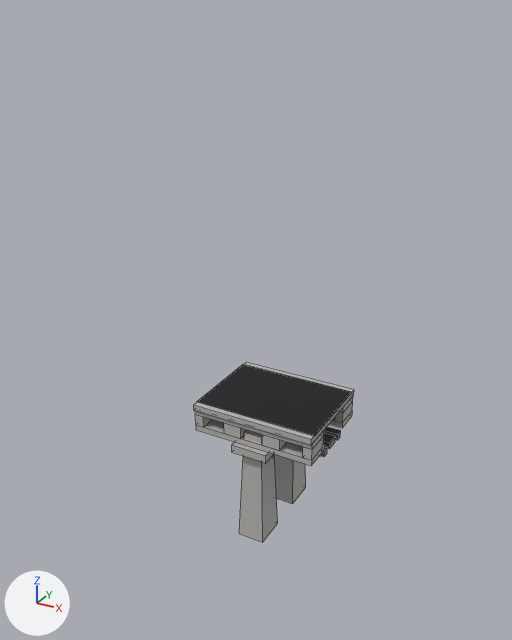
What one commit did to the FBX model Assets/_Project/04.Art/02.Models/Megastructure/SM_Mega_Core.fbx.
Rendered twice from a 50 mm lens placed at (93.3, -183.1, 149.8), pointed at (-4.9, -4.4, 60.5). The axes (+X, +Y, +Z) are drawn at lower left. The lights are the same throughout. The older version comes first. Mesh edges are drawn as thin lines. Where no turn or scale is listed for an object, it has been applied to the vertices. Vertices at exactly the same position are counted once.

In view in the first picture: 'SM_Mega_Core'.
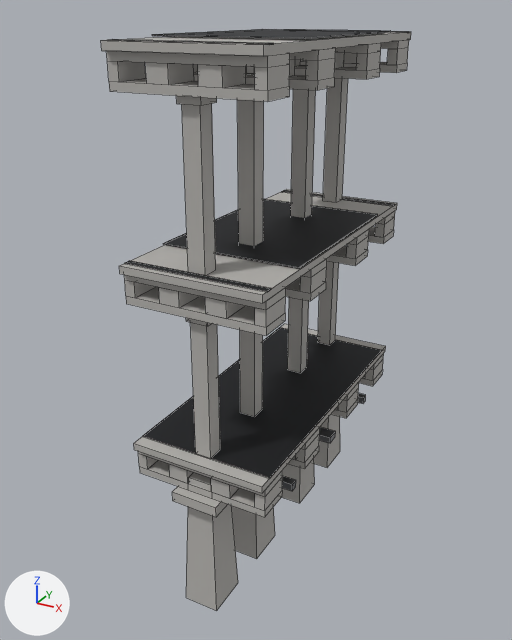
The change in detail:
me_sm_mega_core is used by ob_sm_mega_core; location (0.0, 0.0, 0.0).
me_sm_mega_core had 160 vertices, 132 faces and spanned x -21.0..21.0, y -18.3..18.3, z -14.0..32.2.
me_sm_mega_core now has 800 vertices, 672 faces and spans x -21.0..21.0, y -49.5..49.5, z -16.0..143.9.
me_sm_mega_core part 1: the loose piece of 8 vertices spanning x -4.5..4.5, y -17.0..-6.0, z -14.0..26.0 is scaled about its middle by (1.22, 1.18, 1.1), then moved by (0.0, -30.0, 0.0).
me_sm_mega_core part 2: a new loose piece, a box spanning x -7.3..7.3, y -49.5..-33.5, z 20.8..24.0, in mat_m_mega_concrete (grey #b6b3af).
me_sm_mega_core part 3: the loose piece of 8 vertices spanning x -4.5..4.5, y 6.0..17.0, z -14.0..26.0 is scaled about its middle by (1.22, 1.18, 1.1), then moved by (0.0, -27.8, 0.0).
me_sm_mega_core part 4: the loose piece of 24 vertices spanning x -21.0..21.0, y -16.4..-7.9, z 22.0..30.0 is scaled about its middle by (1, 1.18, 1.13), then moved by (0.0, -29.3, 2.5).
me_sm_mega_core part 5: a new loose piece, a box spanning x -10.1..-3.9, y -46.6..-36.4, z 26.3..30.8, in mat_m_mega_concrete (grey #b6b3af).
me_sm_mega_core part 6: a new loose piece, a box spanning x 3.9..10.1, y -46.6..-36.4, z 26.3..30.8, in mat_m_mega_concrete (grey #b6b3af).
me_sm_mega_core part 7: the loose piece of 24 vertices spanning x -21.0..21.0, y 7.9..16.5, z 22.0..30.0 is scaled about its middle by (1, 1.18, 1.12), then moved by (0.0, -28.5, 2.5).
me_sm_mega_core part 8: the loose piece of 24 vertices spanning x -21.0..21.0, y 7.9..16.5, z 22.0..30.0 is copied, and the copy is scaled about its middle by (1, 1.18, 1.12), then moved by (0.0, 4.2, 2.5); it spans x -21.0..21.0, y 11.3..21.4, z 24.0..33.0.
me_sm_mega_core part 9: the loose piece of 24 vertices spanning x -21.0..21.0, y 7.9..16.5, z 22.0..30.0 is copied, and the copy is scaled about its middle by (1, 1.18, 1.12), then moved by (0.0, 29.3, 2.5); it spans x -21.0..21.0, y 36.4..46.6, z 24.0..33.0.
me_sm_mega_core part 10: the loose piece of 8 vertices spanning x -21.0..21.0, y -6.6..-4.2, z 19.4..21.8 is moved by (0.0, -23.0, 2.0).
me_sm_mega_core part 11: the loose piece of 8 vertices spanning x -21.0..21.0, y 4.3..6.7, z 19.4..21.8 is moved by (0.0, 23.0, 2.0).
me_sm_mega_core part 12: the loose piece of 8 vertices spanning x -21.0..21.0, y -2.2..2.2, z 19.8..22.0 is moved by (0.0, 0.0, 2.0).
me_sm_mega_core part 13: a new loose piece, a box spanning x -21.0..21.0, y -48.2..48.2, z 33.0..35.2, in mat_m_mega_concrete (grey #b6b3af).
me_sm_mega_core part 14: a new loose piece, a box spanning x -21.0..21.0, y -44.0..44.0, z 35.04..35.3, in mat_m_mega_dark (dark grey #3e3f42).
me_sm_mega_core part 15: a new loose piece, a box spanning x -2.5..2.5, y -44.0..-39.0, z 35.2..78.0, in mat_m_mega_concrete (grey #b6b3af).
me_sm_mega_core part 16: a new loose piece, a box spanning x -3.3..3.3, y -44.8..-38.2, z 76.0..78.0, in mat_m_mega_concrete (grey #b6b3af).
me_sm_mega_core part 17: a new loose piece, a box spanning x -2.5..2.5, y -18.8..-13.8, z 35.2..78.0, in mat_m_mega_concrete (grey #b6b3af).
me_sm_mega_core part 18: 9 loose pieces with 72 vertices, spanning x -21.0..21.0, y -18.3..18.3, z 19.2..32.2, are deleted.
me_sm_mega_core part 19: 496 vertices added at x -21.0..21.0, y -48.2..48.3, z -16.0..143.9.
Other edits to the shape of me_sm_mega_core do not show in these pictures.

Boxes (x1, y1, x2, y2) around the edits, measured in the pictures (512 x 640 px; the box of a moved part takes in the faces that stretch with it):
'SM_Mega_Core', reshaped (93% wider, 222% taller)
    before: (194, 362, 354, 542)
    after: (101, 29, 411, 611)
part 1 of me_sm_mega_core, moved or reshaped
    before: (239, 430, 278, 542)
    after: (186, 473, 238, 611)
part 2 of me_sm_mega_core, added
    after: (172, 486, 228, 517)
part 3 of me_sm_mega_core, moved or reshaped
    before: (274, 454, 306, 504)
    after: (232, 506, 275, 559)
part 4 of me_sm_mega_core, moved or reshaped
    before: (195, 411, 324, 466)
    after: (138, 451, 282, 517)
part 5 of me_sm_mega_core, added
    after: (169, 464, 194, 483)
part 6 of me_sm_mega_core, added
    after: (211, 479, 239, 498)
part 7 of me_sm_mega_core, moved or reshaped
    before: (329, 397, 353, 428)
    after: (288, 427, 320, 469)
part 8 of me_sm_mega_core, added
    after: (332, 382, 359, 418)
part 9 of me_sm_mega_core, added
    after: (359, 354, 384, 386)
part 10 of me_sm_mega_core, moved or reshaped
    before: (320, 446, 327, 457)
    after: (282, 476, 296, 491)
part 11 of me_sm_mega_core, moved or reshaped
    before: (324, 427, 341, 440)
    after: (358, 393, 366, 404)
part 12 of me_sm_mega_core, moved or reshaped
    before: (323, 433, 335, 449)
    after: (319, 427, 336, 443)
part 13 of me_sm_mega_core, added
    after: (134, 324, 386, 493)
part 14 of me_sm_mega_core, added
    after: (143, 328, 382, 478)
part 15 of me_sm_mega_core, added
    after: (190, 322, 220, 459)
part 16 of me_sm_mega_core, added (mostly hidden)
    after: (186, 318, 212, 326)
part 17 of me_sm_mega_core, added
    after: (240, 330, 263, 417)
part 18 of me_sm_mega_core, deleted
    before: (194, 362, 354, 463)
part 19 of me_sm_mega_core, added
    after: (101, 29, 411, 503)
